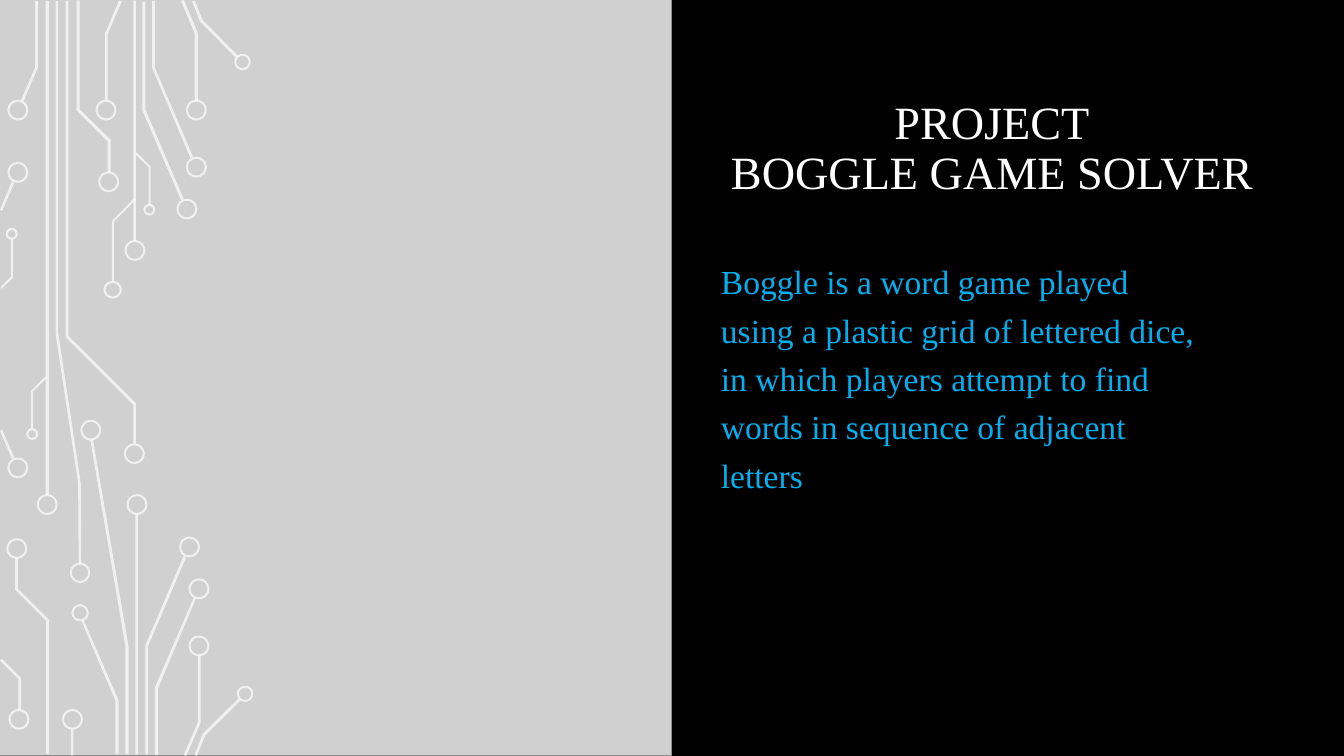
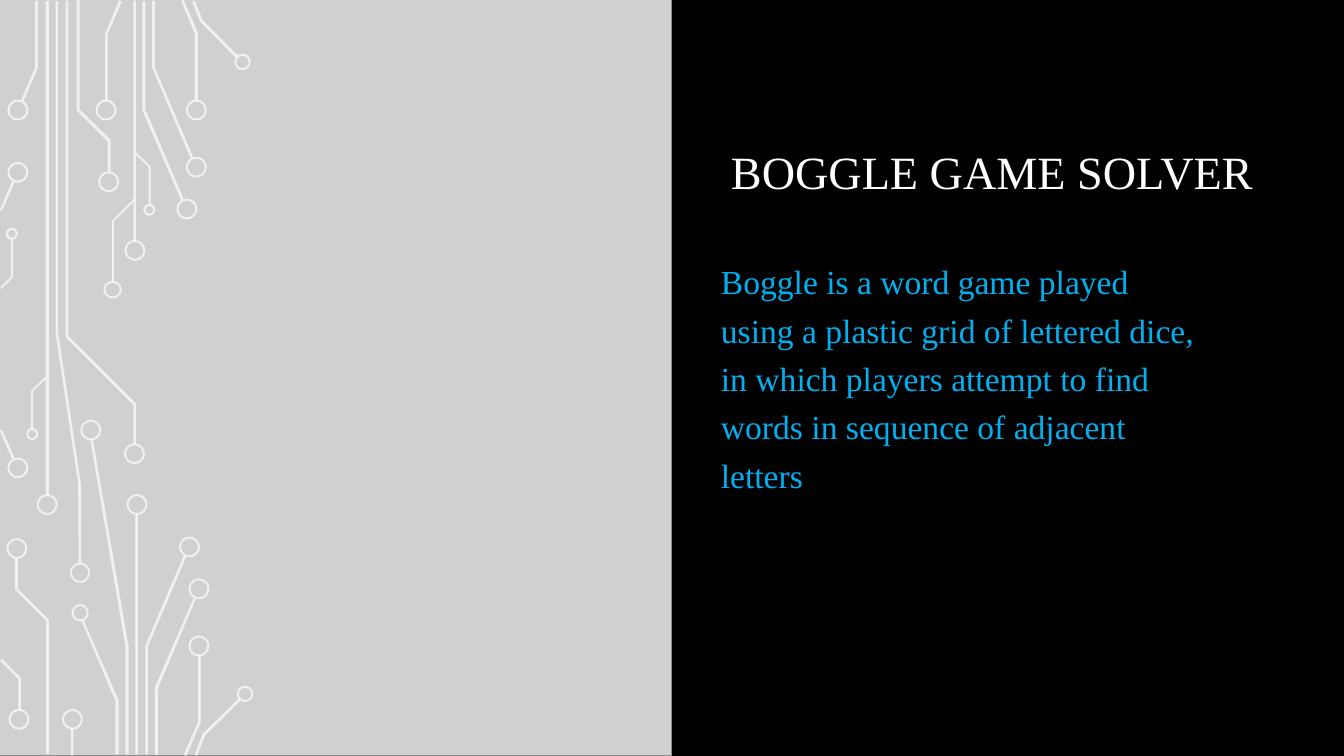
Before and after one commit to lakshmireddy999/Boggle-Game-Solver, a slide deck: slide 32 of project/summer training ppt.pptx (slide 30 before the commit). Drawn at 1344x756 pixels with LibreOffice and Linux fonts; fonts in the diff are those of the drawing; grey boxes stand for pictures; background and template pictures are left out. Boxes give left, top, right and bottom in pixels: in the first picture for what was removed or moved away, otherwise in the second. Text is boxed around its words. In the diff, an @@ line names an element or a change of style, - is before the commit and + after.

Commit message:
Project

```diff
--- a/project/summer training ppt.pptx
+++ b/project/summer training ppt.pptx
@@ title at (731,158,1252,190): text changed @@
-PROJECT
-BOGGLE GAME SOLVER
+BOGGLE GAME SOLVER
```
Also in this commit, not shown: 2 other slides changed, 2 slides added, 1 other file.
